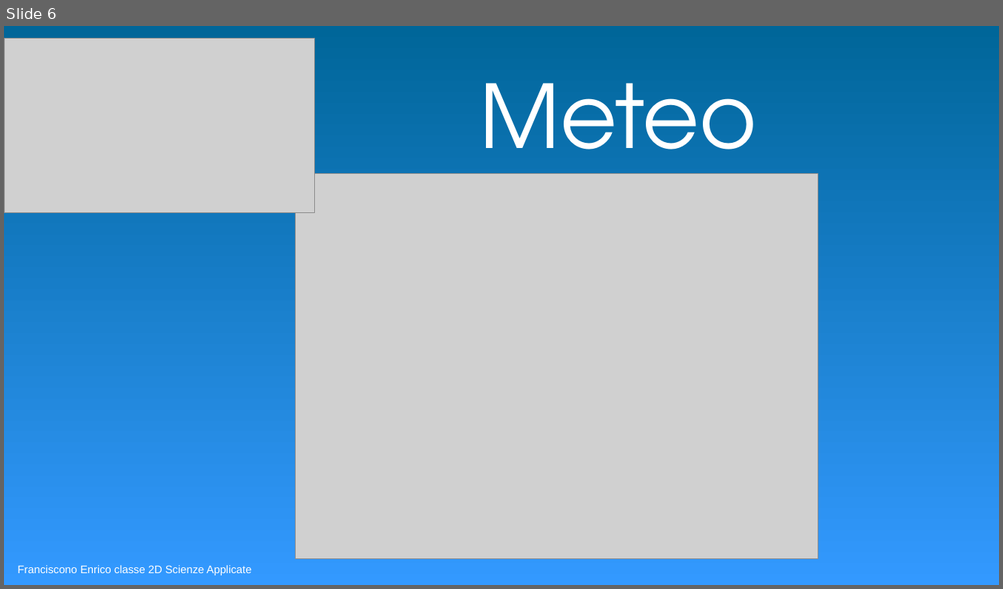
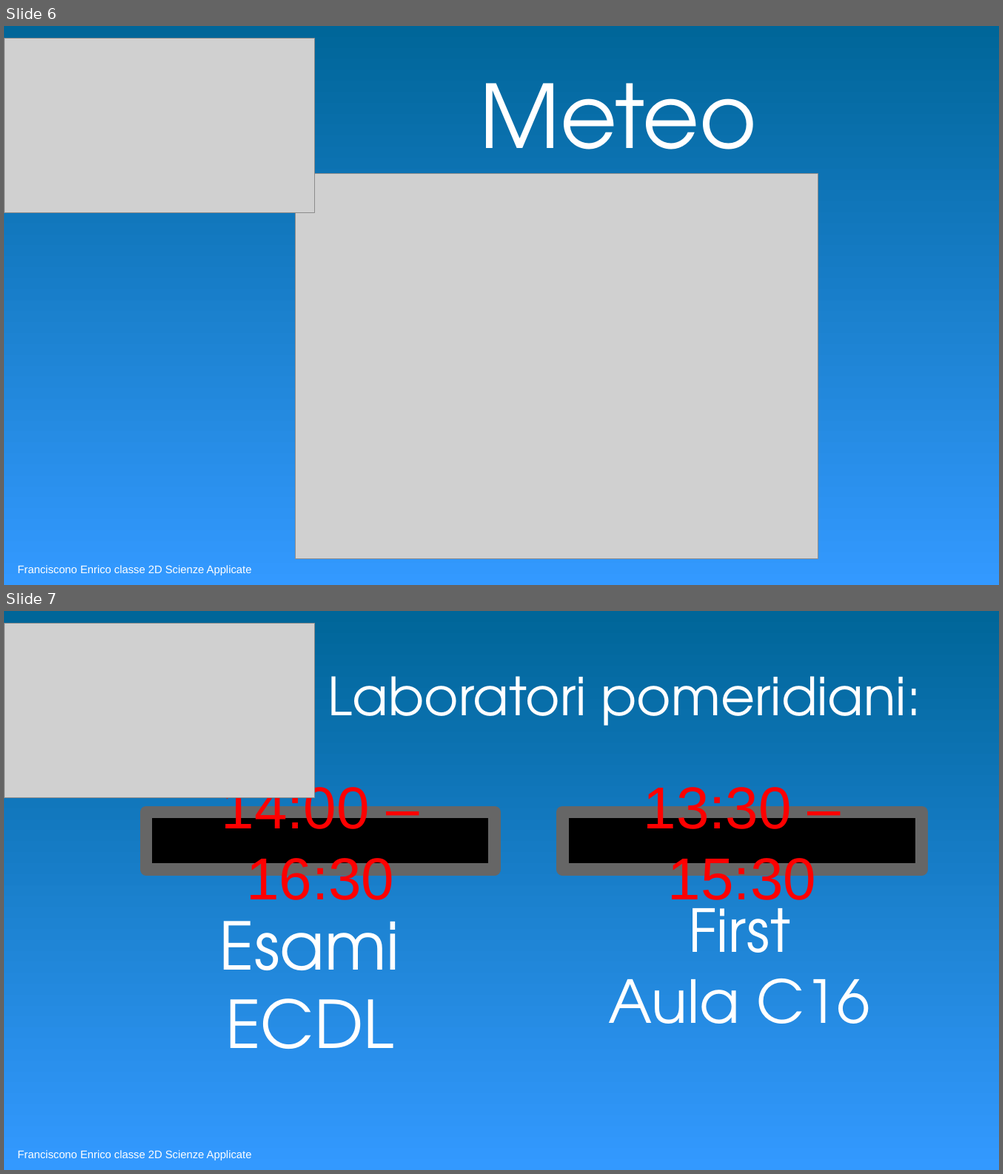
Before and after one commit to Leone25/cartellone-elettronico-liceo-martinetti, a slide deck: 18-12-18.odp. Shown one above the other, each under a label of ours: slide 6 before the commit, slides 6 and 7 after it. The pictures are 1003x589 and 1003x1174 pixels, drawn with LibreOffice and Linux fonts; fonts in the diff are those of the drawing; grey boxes stand for pictures. Boxes give left, top, right and bottom in pixels: in the first picture for what was removed or moved away, otherwise in the second. Text is boxed around its words. In the diff, an @@ line names an element or a change of style, - is before the commit and + after.

```diff
--- a/18-12-18.odp
+++ b/18-12-18.odp
@@ slide 7 added at <box>4,611,999,1170</box>, background gradient #3399FF to #006699 @@
@@ picture added at <box>4,623,315,797</box> @@
@@ text added at <box>328,676,920,726</box>, 48 pt, text #FFFFFF @@
+Laboratori pomeridiani:
@@ rectangle added at <box>146,812,494,870</box>, fill #000000, outline #666666 11 pt, 54 pt, text #FF0000 @@
+14:00 – 16:30
@@ rectangle added at <box>562,812,921,870</box>, fill #000000, outline #666666 11 pt, 54 pt, text #FF0000 @@
+13:30 – 15:30
@@ text added at <box>609,891,870,1024</box>, 54 pt, text #FFFFFF @@
+First
+Aula C16
@@ text added at <box>219,921,400,1049</box>, 60 pt, text #FFFFFF @@
+Esami
+ECDL
@@ text added at <box>17,1150,252,1161</box>, 10 pt, text #FFFFFF @@
+Franciscono Enrico classe 2D Scienze Applicate
```
Also in this commit, not shown: 1 slide changed.
